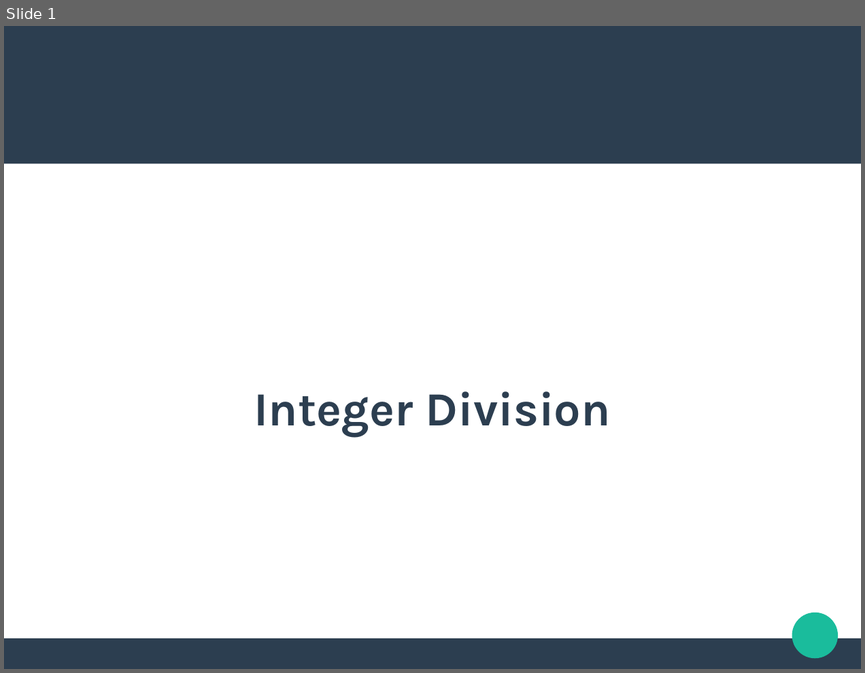
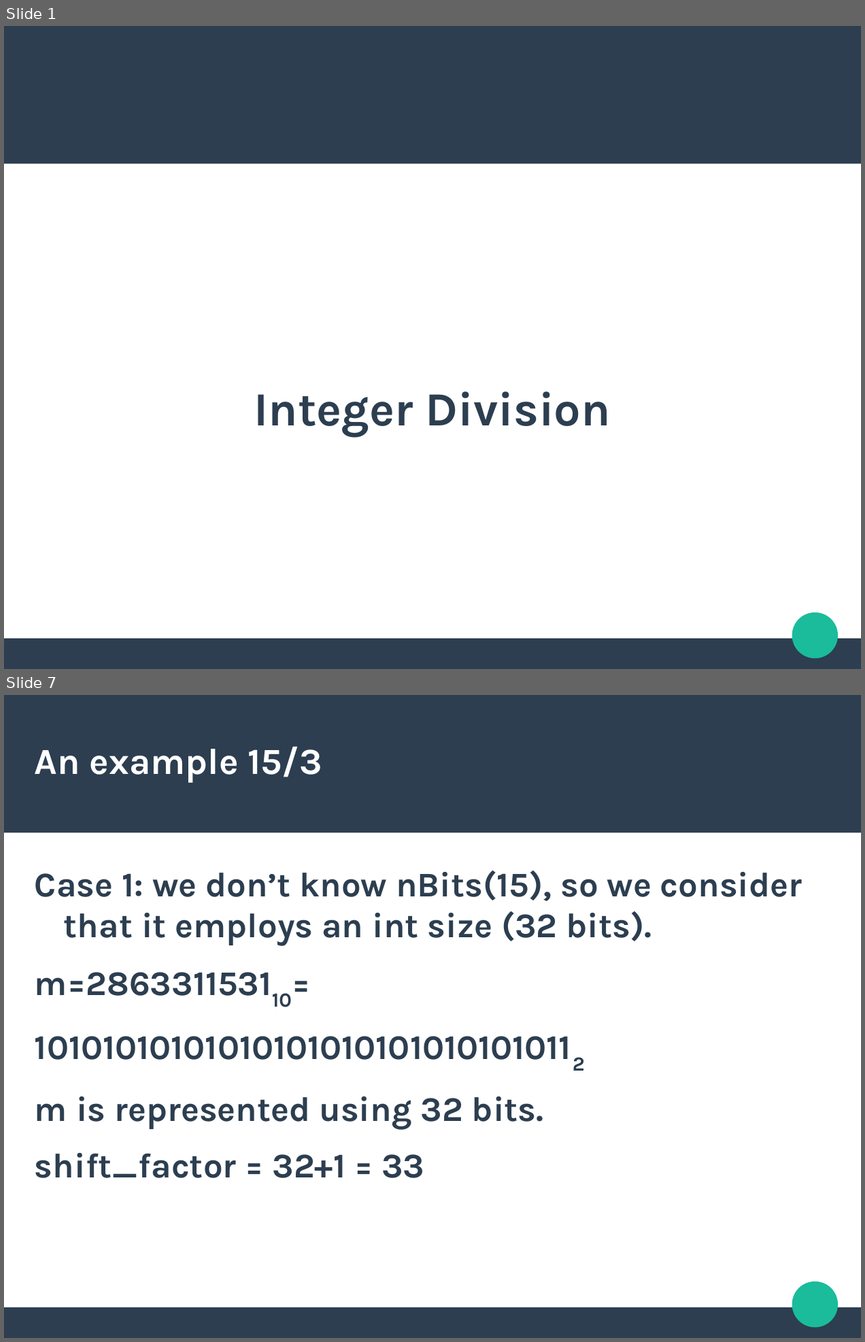
Before and after one commit to fusiled/dsdmProject, a slide deck: slides/slides3.odp. Shown one above the other, each under a label of ours: slide 1 before the commit, slides 1 and 7 after it; the slides between them are not shown. The pictures are 865x673 and 865x1342 pixels, drawn with LibreOffice and Linux fonts; fonts in the diff are those of the drawing. Boxes give left, top, right and bottom in pixels: in the first picture for what was removed or moved away, otherwise in the second. Text is boxed around its words. In the diff, an @@ line names an element or a change of style, - is before the commit and + after.

```diff
--- a/slides/slides3.odp
+++ b/slides/slides3.odp
@@ slide 7 added at (4, 695, 861, 1338), background #FFFFFF; not listed: 3 template elements that a slide beside it also shows @@
@@ title added at (35, 746, 322, 783), 34 pt, text #FFFFFF, bold @@
+An example 15/3
@@ text added at (35, 870, 802, 1178), 32 pt, text #2C3E50, bold @@
+Case 1: we don’t know nBits(15), so we consider that it employs an int size (32 bits).
+m=286331153110=
+101010101010101010101010101010112
+m is represented using 32 bits.
+shift_factor = 32+1 = 33
```
Also in this commit, not shown: 1 slide changed, 7 other slides added, 5 slides removed, 3 other files.
